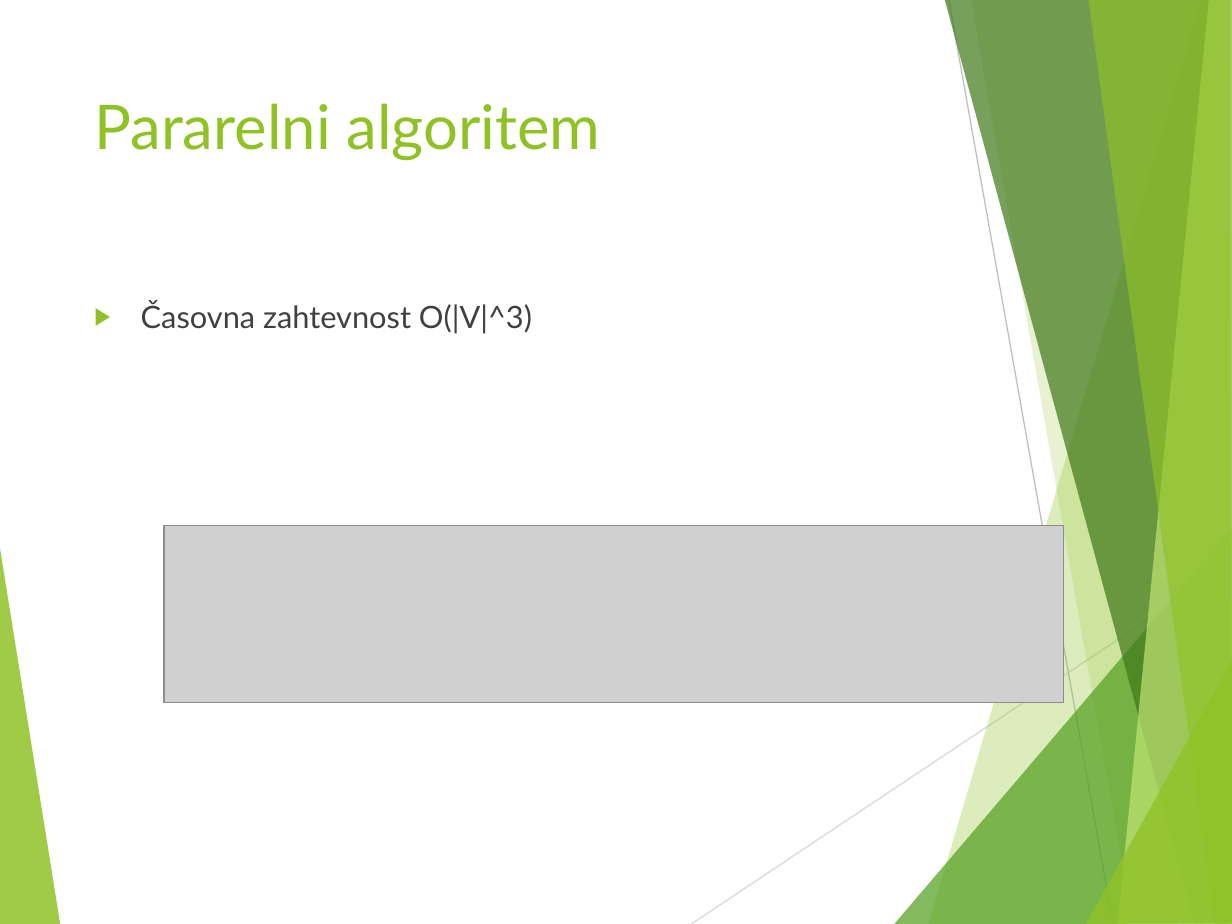
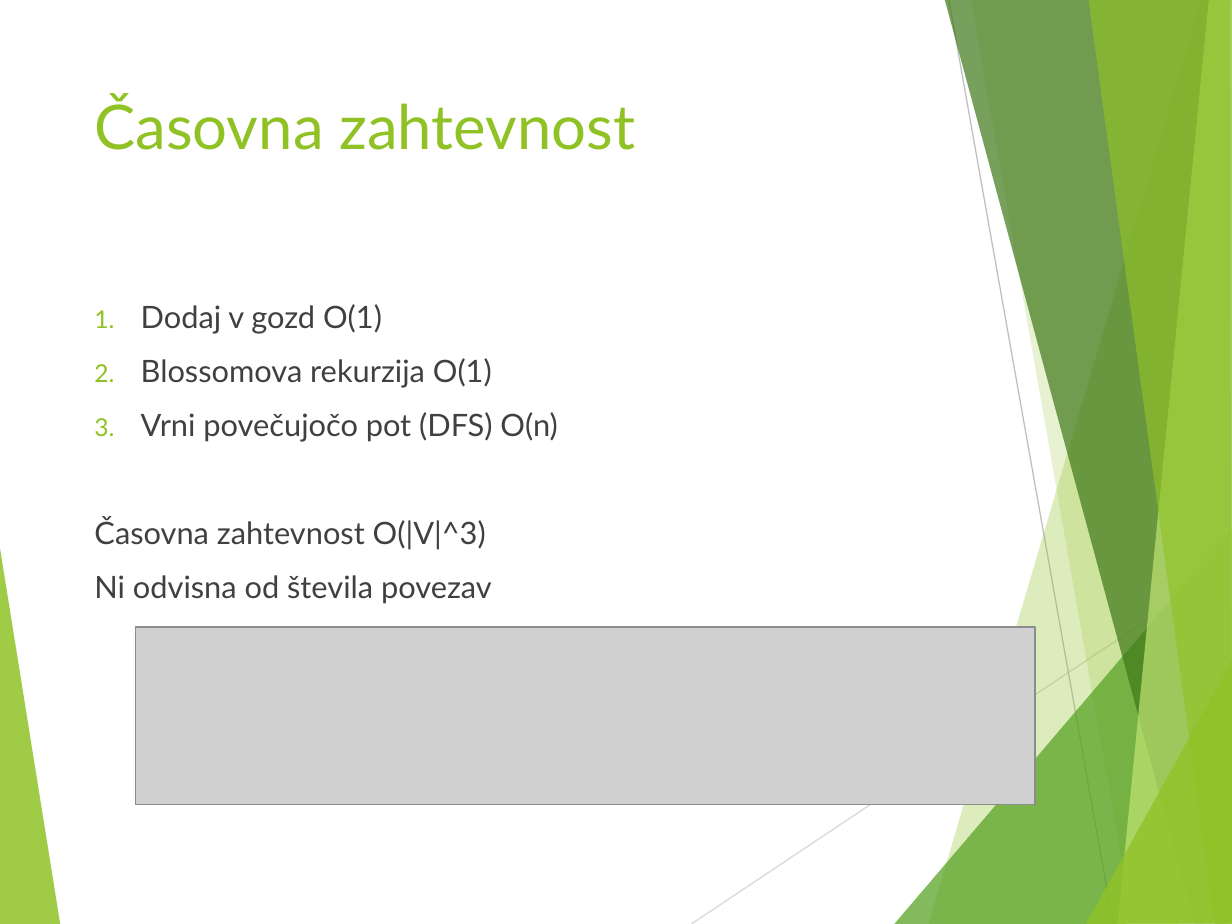
Before and after one commit to ZigaMr/BlossomAlgoritem, a slide deck: slide 32 of Blossomov algoritem.pptx (slide 29 before the commit). Drawn at 1232x924 pixels with LibreOffice and Linux fonts; fonts in the diff are those of the drawing; grey boxes stand for pictures. Boxes give left, top, right and bottom in pixels: in the first picture for what was removed or moved away, otherwise in the second. Text is boxed around its words. In the diff, an @@ line names an element or a change of style, - is before the commit and + after.

Commit message:
dodana časovna zahtevnost

```diff
--- a/Blossomov algoritem.pptx
+++ b/Blossomov algoritem.pptx
@@ title at [94,96,635,150]: text changed @@
-Pararelni algoritem
+Časovna zahtevnost
@@ text at [141,304,557,442]: paragraphs added @@
+1. Dodaj v gozd O(1)
+2. Blossomova rekurzija O(1)
+3. Vrni povečujočo pot (DFS) O(n)
@@ text at [94,517,486,550]: bullet ▶ to none @@
@@ text at [94,575,492,604]: paragraph added @@
+Ni odvisna od števila povezav
@@ picture: place and size @@
-picture at [164,525,1063,702]
+picture at [136,627,1035,804]
```
Also in this commit, not shown: 4 other slides changed, 3 slides added.
